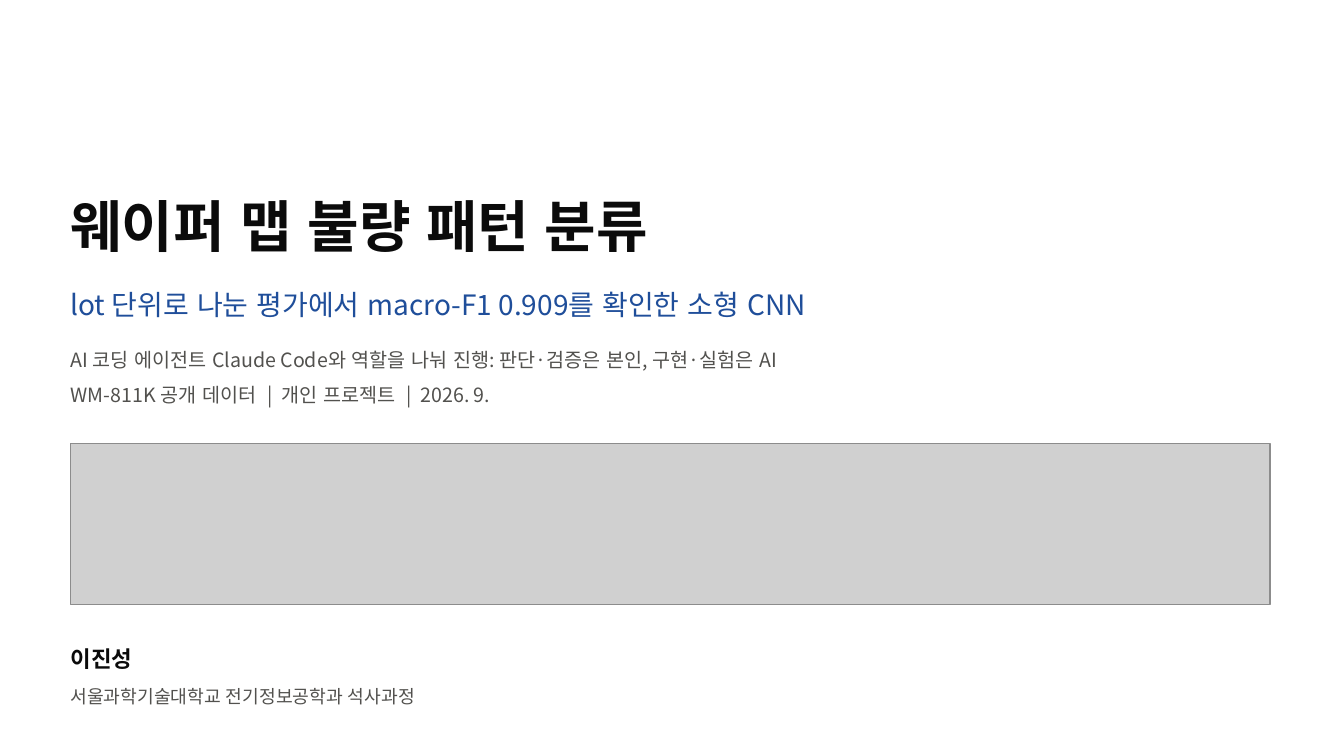
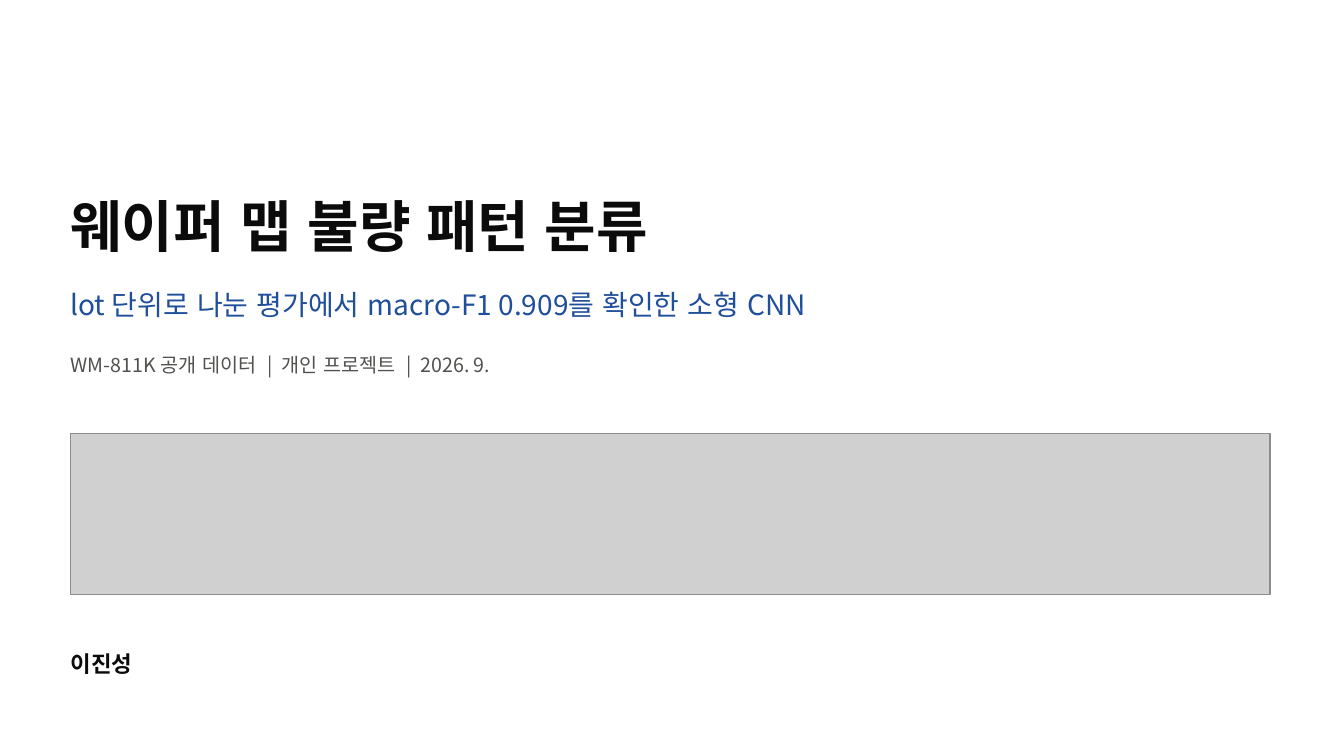
Before and after one commit to sl2ver/wm811k-wafer-defect-classification, a slide deck: slide 1 of portfolio/portfolio.pptx. Drawn at 1344x756 pixels with LibreOffice and Linux fonts; fonts in the diff are those of the drawing; grey boxes stand for pictures. Boxes give left, top, right and bottom in pixels: in the first picture for what was removed or moved away, otherwise in the second. Text is boxed around its words. In the diff, an @@ line names an element or a change of style, - is before the commit and + after.

```diff
--- a/portfolio/portfolio.pptx
+++ b/portfolio/portfolio.pptx
@@ text "WM-811K 공개 데이터 | 개인 ...": place and size @@
-text "WM-811K 공개 데이터 | 개인 ..." at bbox=[71, 386, 490, 404]
+text "WM-811K 공개 데이터 | 개인 ..." at bbox=[71, 356, 490, 374]
@@ text removed at bbox=[71, 350, 777, 371] @@
-AI 코딩 에이전트 Claude Code와 역할을 나눠 진행: 판단·검증은 본인, 구현·실험은 AI
@@ picture: place and size @@
-picture at bbox=[71, 444, 1270, 605]
+picture at bbox=[71, 434, 1270, 595]
@@ text "이진성": place and size @@
-text "이진성" at bbox=[71, 648, 133, 669]
+text "이진성" at bbox=[71, 653, 133, 674]
@@ text removed at bbox=[71, 688, 415, 705] @@
-서울과학기술대학교 전기정보공학과 석사과정
```
Also in this commit, not shown: 5 other slides changed, 12 other files.
